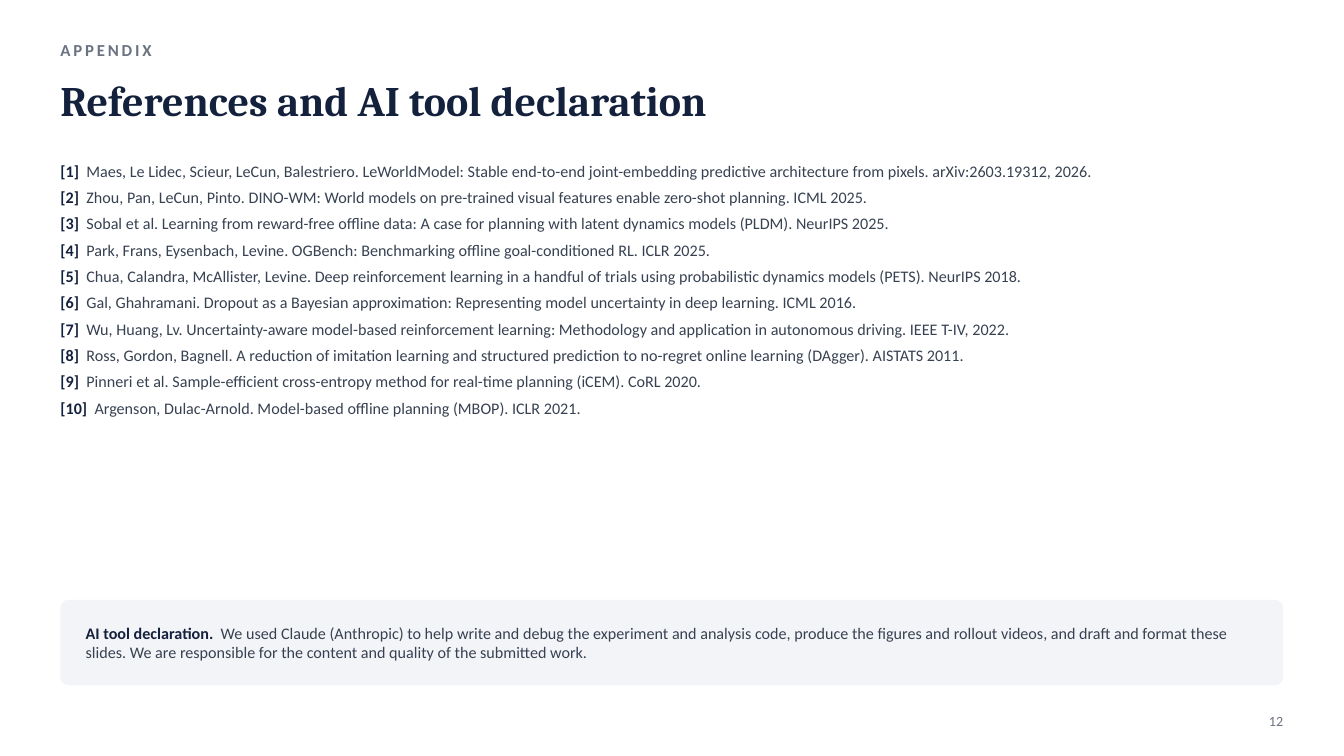
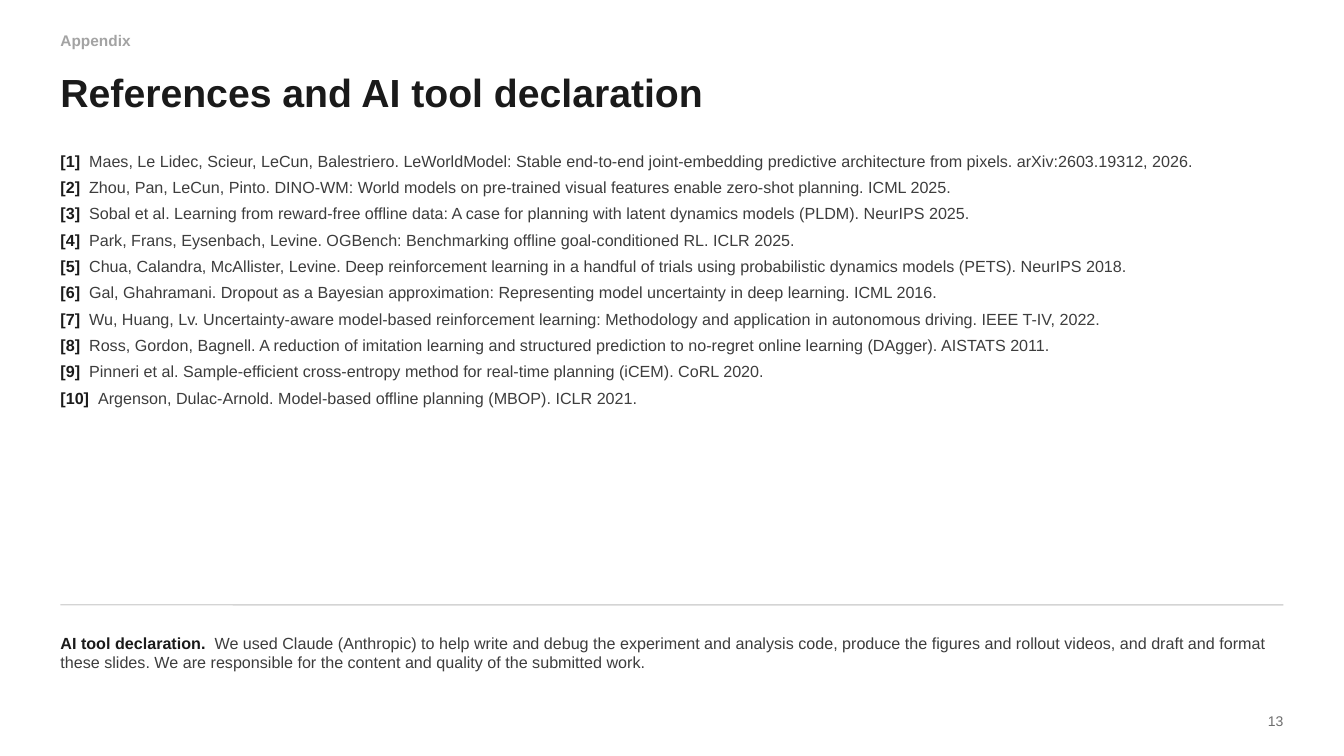
Before and after one commit to JaspinXu/uncertainty-aware-lewm, a slide deck: slide 13 of report/slides/CS5478_final_presentation.pptx (slide 12 before the commit). Drawn at 1344x756 pixels with LibreOffice and Linux fonts; fonts in the diff are those of the drawing. Boxes give left, top, right and bottom in pixels: in the first picture for what was removed or moved away, otherwise in the second. Text is boxed around its words. In the diff, an @@ line names an element or a change of style, - is before the commit and + after.

```diff
--- a/report/slides/CS5478_final_presentation.pptx
+++ b/report/slides/CS5478_final_presentation.pptx
@@ text at (60, 35, 130, 49): text changed; size 12 to 11 pt; font Calibri to Arial; text colour #6B7280 to #A3A3A3 @@
-APPENDIX
+Appendix
@@ text "References and AI tool declaration": place and size @@
-text "References and AI tool declaration" at (60, 86, 707, 117)
+text "References and AI tool declaration" at (60, 78, 703, 108)
@@ text "References and AI tool declaration" at (60, 78, 703, 108): size 30 to 28 pt, font Cambria to Arial, text colour #14213D to #1A1A1A; vertical alignment top to middle @@
@@ text "[1] Maes, Le Lidec, Scieur, ...": place and size @@
-text "[1] Maes, Le Lidec, Scieur, ..." at (60, 165, 1092, 417)
+text "[1] Maes, Le Lidec, Scieur, ..." at (60, 155, 1192, 407)
@@ text "[1] Maes, Le Lidec, Scieur, ..." at (60, 155, 1192, 407): font Calibri to Arial, text colour #374151 to #3D3D3D; text colour #14213D to #1A1A1A in "[1]", "[2]", "[3]", "[4]" and 6 more places @@
@@ text "AI tool declaration. We used ...": place and size @@
-text "AI tool declaration. We used ..." at (86, 627, 1227, 661)
+text "AI tool declaration. We used ..." at (60, 637, 1265, 672)
@@ text "AI tool declaration. We used ..." at (60, 637, 1265, 672): font Calibri to Arial, text colour #374151 to #3D3D3D; text colour #14213D to #1A1A1A in "AI tool declaration." @@
@@ rounded rectangle removed at (60, 600, 1284, 686) @@
@@ line added from (60, 605) to (1284, 605), #D4D4D4 1 pt @@
@@ text added at (1268, 716, 1284, 726), 10 pt, text #6E6E6E @@
+13
@@ text removed at (1269, 717, 1283, 726) @@
-12
```
Also in this commit, not shown: 7 other slides changed, 5 slides added, 4 slides removed, 1 other file.
